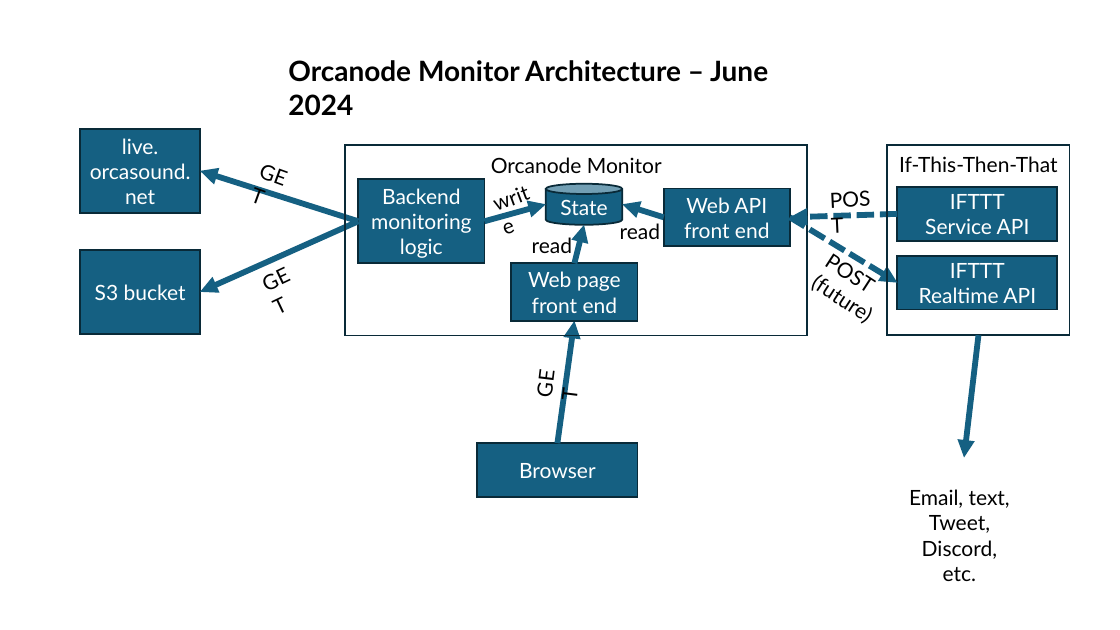
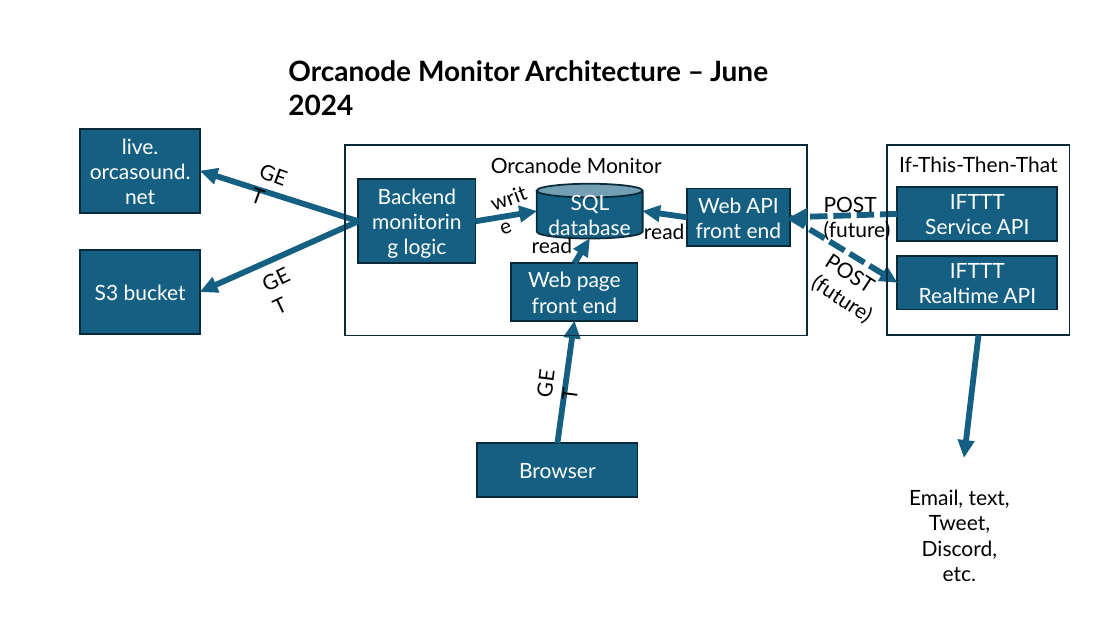
Before and after one commit to orcasound/orcanode-monitor, a slide deck: slide 1 of docs/OrcanodeMonitorArchitecture.pptx. Drawn at 1120x630 pixels with LibreOffice and Linux fonts; fonts in the diff are those of the drawing. Boxes give left, top, right and bottom in pixels: in the first picture for what was removed or moved away, otherwise in the second. Text is boxed around its words. In the diff, an @@ line names an element or a change of style, - is before the commit and + after.

Commit message:
Rename SQL database name
Also update docs.
Also change github action on push to deploy to staging server rather
than production server.

```diff
--- a/docs/OrcanodeMonitorArchitecture.pptx
+++ b/docs/OrcanodeMonitorArchitecture.pptx
@@ rectangle "Backend monitoring logic": place and size @@
-rectangle "Backend monitoring logic" at [359, 179, 485, 263]
+rectangle "Backend monitoring logic" at [359, 179, 476, 263]
@@ cylinder "SQL database": place and size @@
-cylinder "SQL database" at [546, 184, 623, 225]
+cylinder "SQL database" at [537, 184, 643, 239]
@@ text in cylinder at [548, 192, 630, 240]: text changed @@
-State
+SQL database
@@ rectangle "Web API front end": place and size @@
-rectangle "Web API front end" at [664, 188, 790, 246]
+rectangle "Web API front end" at [687, 188, 790, 246]
@@ text "POST" at [824, 196, 891, 242]: rotation 357 to 0 degrees @@
@@ arrow moved from (485, 221) - (546, 204) to (476, 221) - (537, 211) @@
@@ arrow moved from (575, 263) - (584, 225) to (575, 263) - (590, 239) @@
@@ text "read": place and size @@
-text "read" at [620, 220, 660, 239]
+text "read" at [644, 220, 684, 239]
@@ arrow moved from (664, 218) - (623, 204) to (687, 218) - (643, 211) @@
@@ text at [824, 219, 891, 242]: paragraph added @@
+(future)
```
Also in this commit, not shown: 4 other files.
